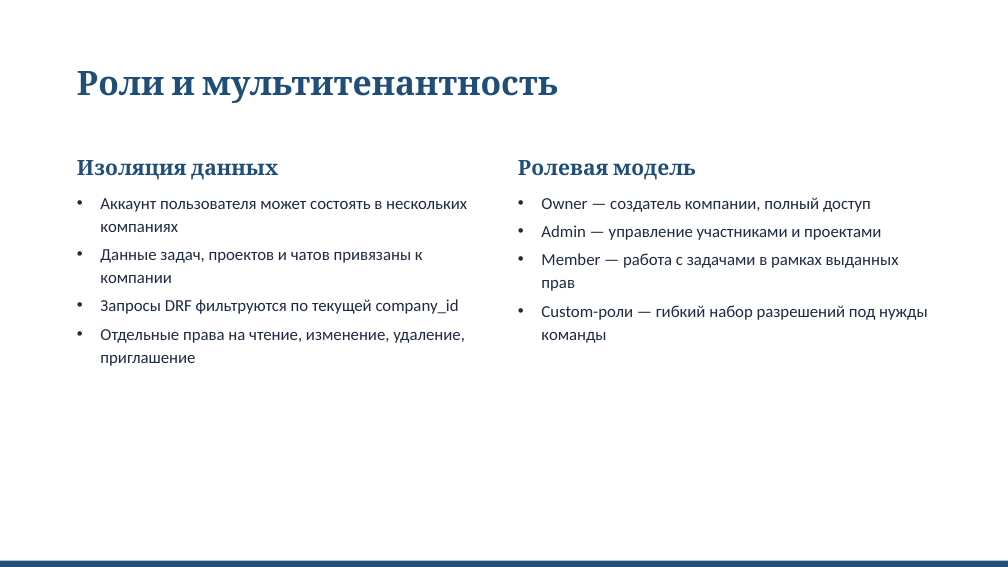
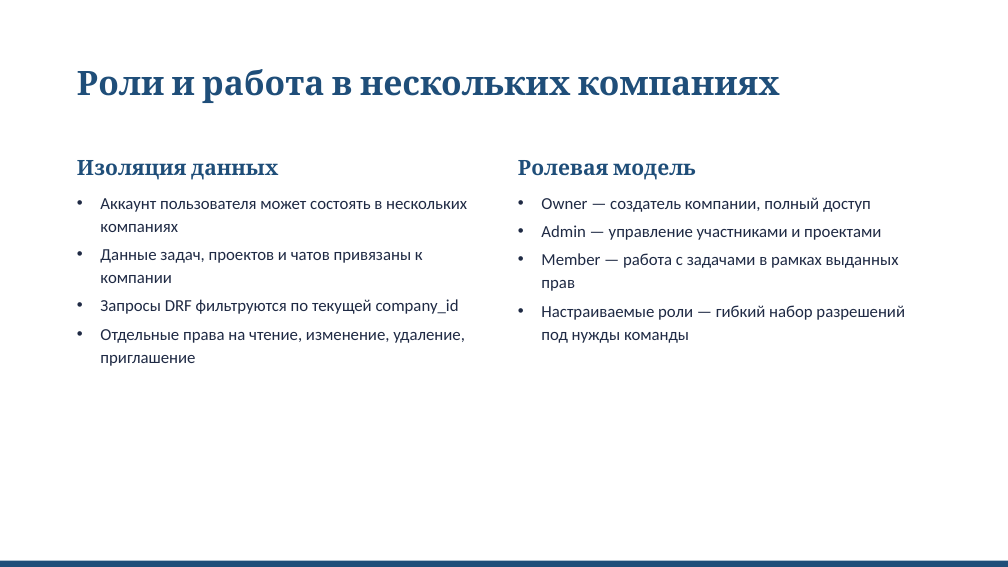
Before and after one commit to dizzy-166/Task-Scheduler, a slide deck: slide 8 of Documentation/Поток_Презентация.pptx. Drawn at 1008x567 pixels with LibreOffice and Linux fonts; fonts in the diff are those of the drawing. Boxes give left, top, right and bottom in pixels: in the first picture for what was removed or moved away, otherwise in the second. Text is boxed around its words. In the diff, an @@ line names an element or a change of style, - is before the commit and + after.

```diff
--- a/Documentation/Поток_Презентация.pptx
+++ b/Documentation/Поток_Презентация.pptx
@@ title at (77, 69, 780, 103): text changed @@
-Роли и мультитенантность
+Роли и работа в нескольких компаниях
@@ text at (541, 305, 905, 343): text changed @@
-• Custom-роли — гибкий набор разрешений под нужды команды
+• Настраиваемые роли — гибкий набор разрешений под нужды команды
```
Also in this commit, not shown: 8 other slides changed, 1 other file.
